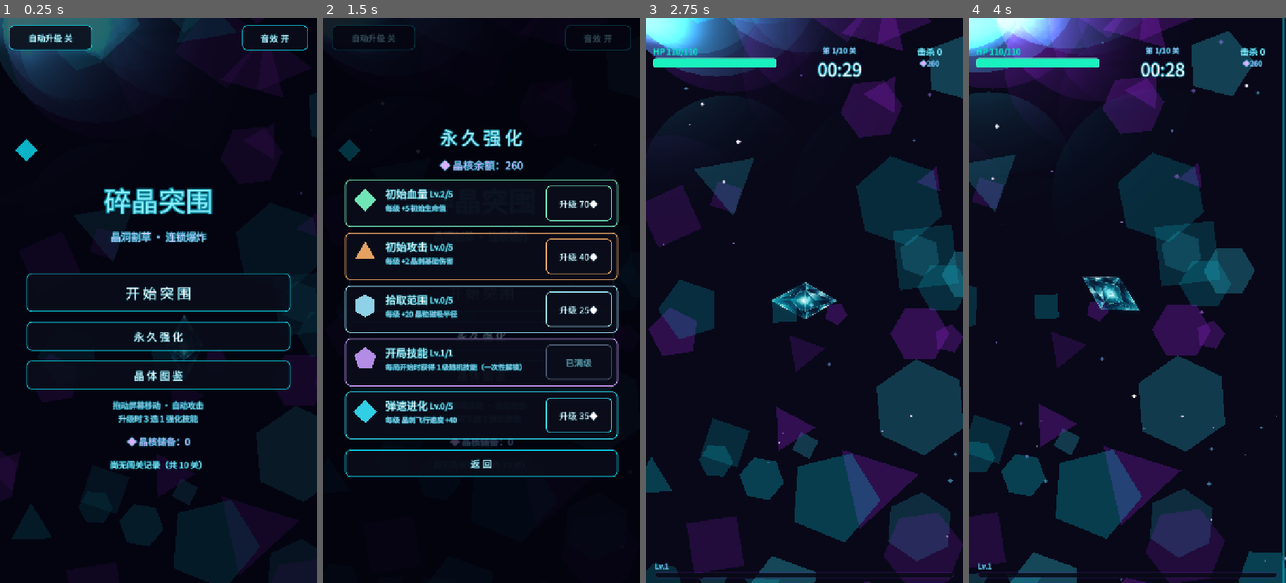
Above: before the commit, frames 1-4 (left to right).
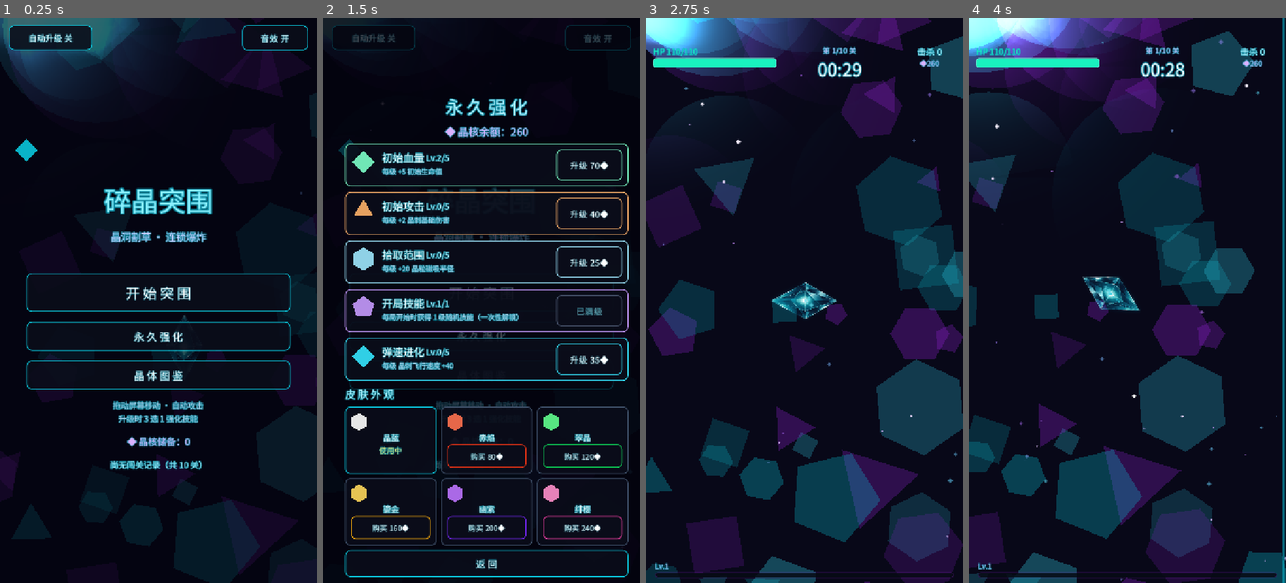
Above: after the commit, the same moments.

Repository: BingSang6/shard-onslaught
Game: Godot game, scene res://screenshot_boot.tscn
Same seed, same stepped clock (60 frames per second), same inputs: the game is played once before the commit and once after it. This scene is started directly instead of the project's main scene.
Inputs (mouse positions are in pixels of both pictures, inside the frame that each line leads up to):
- Up to frame 1 (0.25 s): no input
- Up to frame 2 (1.5 s): tap Enter at 0.5 s; move the mouse to (551, 272) at 0.52 s; hold D (move_right) 0.53-1.25 s; hold Space (dash) 0.53-1.25 s; click (551, 272) at 0.67 s; drag from (418, 328) to (567, 300) at 1.27 s
- Up to frame 3 (2.75 s): click "返 回" at 2 s
- Up to frame 4 (4 s): move the mouse to (1159, 176) at 2.77 s; hold D (move_right) 2.78-3.5 s; hold Space (dash) 2.78-3.5 s; click (1159, 176) at 2.92 s; drag from (1111, 413) to (1032, 215) at 3.52 s

The runs differ from the first frame. In frame 2, 20% of the frame differs, in the area x 6-97%, y 14-99%; in frame 3, less than 0.1%; in frame 4, less than 0.1%.

Commit message:
V0.8.6 皮肤外观系统：SKINS 6 款色彩主题（tint 本体+glow 光晕/微光/拖尾，零新贴图纯外观）；GameData 购买/装备/存档兼容；商店面板皮肤分区（3×2 发光预览三态，行高压缩防溢出）；冒烟 +T34 共 171/171

Diff:
--- a/game/scripts/core/game_config.gd
+++ b/game/scripts/core/game_config.gd
@@ -252,6 +252,19 @@
 static func perm_upgrade_cost(key: String, cur_lv: int) -> int:
 	var cfg: Dictionary = PERM_UPGRADES.get(key, {})
 	return int(cfg.get("base_cost", 0)) + int(cfg.get("cost_step", 0)) * cur_lv
+
+# ---- 玩家皮肤（V0.8.6：纯色彩主题零新贴图——tint 染本体/辉光/拖尾，纯外观无属性）----
+# 经济参照：一局约 100~450◆（通关击破主宰翻倍可上 900◆）；定价 = 1~3 局一件
+# tint=本体染色（乘法调制，均 ≥0.3 保证不暗）；glow=光晕/微光/拖尾基色（青色原值即默认皮肤）
+const SKINS := {
+	"crystal": {"name": "晶蓝", "tint": Color(1.0, 1.0, 1.0), "glow": Color(0.04, 0.78, 0.87), "cost": 0},
+	"ember":   {"name": "赤焰", "tint": Color(1.0, 0.45, 0.32), "glow": Color(0.92, 0.20, 0.08), "cost": 80},
+	"jade":    {"name": "翠晶", "tint": Color(0.38, 1.0, 0.56), "glow": Color(0.05, 0.85, 0.35), "cost": 120},
+	"aurum":   {"name": "鎏金", "tint": Color(1.0, 0.85, 0.36), "glow": Color(0.95, 0.66, 0.05), "cost": 160},
+	"phantom": {"name": "幽紫", "tint": Color(0.74, 0.46, 1.0), "glow": Color(0.45, 0.15, 0.95), "cost": 200},
+	"sakura":  {"name": "绯樱", "tint": Color(1.0, 0.56, 0.80), "glow": Color(0.95, 0.25, 0.65), "cost": 240},
+}
+const SKIN_DEFAULT := "crystal"
 
 # ---- 经验曲线（战斗循环增强：8+5→14+9 拉陡，弹窗打断约 -35%）----
 static func xp_to_next(level: int) -> float:
--- a/game/scripts/core/game_data.gd
+++ b/game/scripts/core/game_data.gd
@@ -13,6 +13,8 @@
 var max_wave := 0                            # 波次制：历史最高到达关卡（1~10）
 var cleared_all := false                     # 通关第 10 关标识
 var auto_upgrade := false                    # 自动升级开关（升级不弹窗，自动学推荐）
+var unlocked_skins: Array = [GameConfig.SKIN_DEFAULT]   # 皮肤：已拥有 id（默认皮肤免费）
+var equipped_skin: String = GameConfig.SKIN_DEFAULT     # 皮肤：当前装备 id（纯外观）
 
 
 func _ready() -> void:
@@ -45,6 +47,15 @@
 	unlocked_monsters = []
 	for item in parsed.get("unlock_monster", []):
 		unlocked_monsters.append(str(item))
+	# V0.8.6 皮肤：旧档缺省回落默认皮肤；装备 id 失效（配置改名等）也回落，防白屏
+	unlocked_skins = [GameConfig.SKIN_DEFAULT]
+	for item in parsed.get("unlocked_skins", []):
+		var sid := str(item)
+		if GameConfig.SKINS.has(sid) and not unlocked_skins.has(sid):
+			unlocked_skins.append(sid)
+	equipped_skin = str(parsed.get("equipped_skin", GameConfig.SKIN_DEFAULT))
+	if not GameConfig.SKINS.has(equipped_skin) or not unlocked_skins.has(equipped_skin):
+		equipped_skin = GameConfig.SKIN_DEFAULT
 
 
 ## 保存存档（每局结算时调用）
@@ -57,6 +68,8 @@
 		"max_wave": max_wave,
 		"cleared_all": cleared_all,
 		"auto_upgrade": auto_upgrade,
+		"unlocked_skins": unlocked_skins.duplicate(),
+		"equipped_skin": equipped_skin,
 	}
 	var f := FileAccess.open(SAVE_PATH, FileAccess.WRITE)
 	if f == null:
@@ -125,3 +138,33 @@
 	permanent_upgrades[key] = get_upgrade_lv(key) + 1
 	save_game()
 	return true
+
+
+# ---------------- 皮肤（V0.8.6：晶核购买，纯外观无属性）----------------
+
+## 是否已拥有
+func has_skin(id: String) -> bool:
+	return unlocked_skins.has(id)
+
+
+## 尝试购买：晶核足够 → 扣费 + 解锁 + 立即装备 + 存档。成功返回 true。
+func try_buy_skin(id: String) -> bool:
+	if has_skin(id) or not GameConfig.SKINS.has(id):
+		return false
+	var cost := int(GameConfig.SKINS[id]["cost"])
+	if crystal_core < cost:
+		return false
+	crystal_core -= cost
+	unlocked_skins.append(id)
+	equipped_skin = id
+	save_game()
+	return true
+
+
+## 切换装备（已拥有才生效）。成功返回 true。
+func equip_skin(id: String) -> bool:
+	if not has_skin(id):
+		return false
+	equipped_skin = id
+	save_game()
+	return true
--- a/game/scripts/player/player.gd
+++ b/game/scripts/player/player.gd
@@ -52,6 +52,9 @@
 var _poly: Sprite2D
 var _idle_particles: GPUParticles2D
 var _trail: GPUParticles2D                   # 移动拖尾光
+var _halo_wide: Halo                         # V0.8.6 皮肤：外层光晕（换色用）
+var _halo: Halo                              # V0.8.6 皮肤：内层光晕
+var _skin_tint := Color.WHITE                # V0.8.6 皮肤：本体染色基色（闪白在其上叠加）
 var _prev_pos := Vector2.ZERO                # 上一物理帧位置（测速驱动拖尾）
 var _kb_vel := Vector2.ZERO                 # 受击退速度（衰减）
 
@@ -67,10 +70,10 @@
 	add_child(shape)
 
 	# 外发光光晕（霓虹辉光质感，双层：内层亮核 + 外层大范围柔光，垫在晶体下层）
-	var halo_wide := Halo.create(85.0, Color(0.04, 0.78, 0.87), 0.75)  # 视觉整改V2：光晕85配合放大后实体
-	add_child(halo_wide)
-	var halo := Halo.create(50.0, Color(0.04, 0.78, 0.87), 2.4)
-	add_child(halo)
+	_halo_wide = Halo.create(85.0, Color(0.04, 0.78, 0.87), 0.75)  # 视觉整改V2：光晕85配合放大后实体
+	add_child(_halo_wide)
+	_halo = Halo.create(50.0, Color(0.04, 0.78, 0.87), 2.4)
+	add_child(_halo)
 
 	# 晶体外观：设计稿透明 PNG（贴图自带辉光，Sprite2D 替代几何原型）
 	_poly = Sprite2D.new()
@@ -123,6 +126,24 @@
 
 	add_to_group("player")
 	monitoring = false
+	_apply_skin()
+
+
+## V0.8.6 应用装备皮肤（纯色彩主题零新贴图）：本体染色 + 双层光晕/微光/拖尾换色。
+## _ready 与 setup（每局开始，菜单里换装后生效）各调一次。
+func _apply_skin() -> void:
+	var cfg: Dictionary = GameConfig.SKINS.get(GameData.equipped_skin, {})
+	if cfg.is_empty():
+		return
+	_skin_tint = cfg["tint"]
+	var glow: Color = cfg["glow"]
+	_poly.modulate = _skin_tint
+	_halo_wide.material.set_shader_parameter("halo_color", glow)
+	_halo.material.set_shader_parameter("halo_color", glow)
+	(_idle_particles.process_material as ParticleProcessMaterial).color = \
+		Color(glow.lerp(Color.WHITE, 0.35), 0.5)
+	(_trail.process_material as ParticleProcessMaterial).color = \
+		Color(glow.lerp(Color.WHITE, 0.15), 0.55)
 
 
 ## 应用局外永久强化（PRD 2.4）并重置状态
@@ -149,15 +170,20 @@
 	temp_weapon_id = ""
 	temp_weapon_time = 0.0
 	shield_charges = 0
+	_apply_skin()   # V0.8.6：每局开始重读装备皮肤（菜单换装后开局生效）
 
 
 func _physics_process(delta: float) -> void:
 	_iframe = maxf(0.0, _iframe - delta)
 	_dash_cd = maxf(0.0, _dash_cd - delta)
 	_hit_flash_t = maxf(0.0, _hit_flash_t - delta * 4.0)
-	# 受击闪白：贴图模式用 modulate 提亮衰减（替代原 shader flash 参数）
+	# 受击闪白：贴图模式用 modulate 提亮衰减（替代原 shader flash 参数）；
+	# V0.8.6 皮肤染色基色上叠亮（乘法保色相，高闪位趋近皮肤亮色而非纯白）
 	var hf := _hit_flash_t
-	_poly.modulate = Color(1.0 + 2.0 * hf, 1.0 + 2.0 * hf, 1.0 + 2.0 * hf)
+	_poly.modulate = Color(
+		_skin_tint.r * (1.0 + 2.0 * hf),
+		_skin_tint.g * (1.0 + 2.0 * hf),
+		_skin_tint.b * (1.0 + 2.0 * hf))
 	_kb_vel = _kb_vel.lerp(Vector2.ZERO, minf(1.0, delta * 8.0))
 	# BOSS 增益计时（到期清零）
 	if _buff_time > 0.0:
--- a/game/scripts/ui/upgrade_shop.gd
+++ b/game/scripts/ui/upgrade_shop.gd
@@ -29,9 +29,9 @@
 	box.set_anchors_and_offsets_preset(Control.PRESET_CENTER)
 	box.offset_left = -310
 	box.offset_right = 310
-	box.offset_top = -400
-	box.offset_bottom = 400
-	box.add_theme_constant_override("separation", 16)
+	box.offset_top = -470
+	box.offset_bottom = 470
+	box.add_theme_constant_override("separation", 10)
 	box.mouse_filter = Control.MOUSE_FILTER_IGNORE
 	_root.add_child(box)
 
@@ -60,13 +60,24 @@
 	_root.visible = false
 
 
-## 依据 GameData 当前状态重建 4 行（购买后刷新余额与按钮可用性）
+## 依据 GameData 当前状态重建强化行 + 皮肤分区（购买后刷新余额与按钮可用性）
 func _rebuild() -> void:
 	_balance_label.text = "◆ 晶核余额：%d" % GameData.crystal_core
 	for child in _rows_box.get_children():
 		child.queue_free()
 	for key in GameConfig.PERM_UPGRADES.keys():
 		_rows_box.add_child(_make_row(key))
+	# V0.8.6 皮肤外观分区（同一晶核货币，纯外观无属性；购买即装备，可随时换回）
+	var sec := UIStyle.make_label("皮 肤 外 观", 24, Color(0.7, 0.95, 1.0))
+	sec.horizontal_alignment = HORIZONTAL_ALIGNMENT_LEFT
+	_rows_box.add_child(sec)
+	var grid := GridContainer.new()
+	grid.columns = 3
+	grid.add_theme_constant_override("h_separation", 10)
+	grid.add_theme_constant_override("v_separation", 10)
+	_rows_box.add_child(grid)
+	for id in GameConfig.SKINS.keys():
+		grid.add_child(_make_skin_cell(id))
 
 
 ## 单行强化条目
@@ -79,7 +90,7 @@
 	var affordable := GameData.crystal_core >= cost
 
 	var row := PanelContainer.new()
-	row.custom_minimum_size = Vector2(620, 108)
+	row.custom_minimum_size = Vector2(620, 80)
 	row.mouse_filter = Control.MOUSE_FILTER_IGNORE
 	row.add_theme_stylebox_override("panel", UIStyle.panel_style(cfg["color"], 2, 12))
 
@@ -98,16 +109,16 @@
 	mat.set_shader_parameter("extent", 26.0)
 	icon.material = mat
 	var icon_wrap := Control.new()
-	icon_wrap.custom_minimum_size = Vector2(64, 64)
+	icon_wrap.custom_minimum_size = Vector2(56, 56)
 	icon_wrap.mouse_filter = Control.MOUSE_FILTER_IGNORE
-	icon.position = Vector2(32, 32)
+	icon.position = Vector2(28, 28)
 	icon_wrap.add_child(icon)
 	h.add_child(icon_wrap)
 
 	# 名称 + 等级 + 效果说明
 	var v := VBoxContainer.new()
 	v.size_flags_horizontal = Control.SIZE_EXPAND_FILL
-	v.add_theme_constant_override("separation", 3)
+	v.add_theme_constant_override("separation", 2)
 	v.mouse_filter = Control.MOUSE_FILTER_IGNORE
 	h.add_child(v)
 
@@ -152,3 +163,80 @@
 				_rebuild())
 	h.add_child(btn)
 	return row
+
+
+## V0.8.6 皮肤格子：晶体预览 + 名称 + 状态（使用中/装备/购买 N◆/晶核不足）
+func _make_skin_cell(id: String) -> Control:
+	var cfg: Dictionary = GameConfig.SKINS[id]
+	var owned: bool = GameData.has_skin(id)
+	var equipped: bool = GameData.equipped_skin == id
+	var cost := int(cfg["cost"])
+
+	var cell := PanelContainer.new()
+	cell.custom_minimum_size = Vector2(200, 124)
+	# 装备中亮边（皮肤辉光色），其余统一暗板
+	var edge: Color = cfg["glow"] if equipped else Color(0.25, 0.32, 0.42)
+	cell.add_theme_stylebox_override("panel", UIStyle.panel_style(edge, 2, 10))
+	cell.mouse_filter = Control.MOUSE_FILTER_IGNORE
+
+	var v := VBoxContainer.new()
+	v.add_theme_constant_override("separation", 2)
+	v.mouse_filter = Control.MOUSE_FILTER_IGNORE
+	cell.add_child(v)
+
+	# 晶体预览（与强化图标同款发光多边形，本体用皮肤染色）
+	var icon := Polygon2D.new()
+	icon.polygon = GameConfig.regular_polygon_points(6, 20.0)
+	var mat := ShaderMaterial.new()
+	mat.shader = load("res://shaders/crystal_glow.gdshader")
+	mat.set_shader_parameter("base_color", cfg["tint"])
+	mat.set_shader_parameter("glow_strength", 1.5)
+	mat.set_shader_parameter("extent", 20.0)
+	icon.material = mat
+	var icon_wrap := Control.new()
+	icon_wrap.custom_minimum_size = Vector2(36, 40)
+	icon_wrap.mouse_filter = Control.MOUSE_FILTER_IGNORE
+	icon.position = Vector2(18, 20)
+	icon_wrap.add_child(icon)
+	v.add_child(icon_wrap)
+
+	var name_lb := UIStyle.make_label(cfg["name"], 18)
+	name_lb.horizontal_alignment = HORIZONTAL_ALIGNMENT_CENTER
+	v.add_child(name_lb)
+
+	if equipped:
+		var on_lb := UIStyle.make_label("使用中", 17, Color(1.0, 0.9, 0.4))
+		on_lb.horizontal_alignment = HORIZONTAL_ALIGNMENT_CENTER
+		v.add_child(on_lb)
+	else:
+		var btn := Button.new()
+		btn.custom_minimum_size = Vector2(180, 44)
+		btn.focus_mode = Control.FOCUS_NONE
+		btn.add_theme_font_size_override("font_size", 17)
+		btn.add_theme_color_override("font_color", Color.WHITE)
+		btn.add_theme_color_override("font_outline_color", Color(0.04, 0.55, 0.65, 0.9))
+		btn.add_theme_constant_override("outline_size", 3)
+		var sb := UIStyle.panel_style(cfg["glow"], 2, 10)
+		var sb_off := UIStyle.panel_style(Color(0.3, 0.35, 0.45), 2, 10)
+		btn.add_theme_stylebox_override("normal", sb)
+		btn.add_theme_stylebox_override("hover", sb)
+		btn.add_theme_stylebox_override("pressed", sb)
+		btn.add_theme_stylebox_override("disabled", sb_off)
+		btn.add_theme_stylebox_override("focus", StyleBoxEmpty.new())
+		if owned:
+			btn.text = "装 备"
+			btn.pressed.connect(func():
+				if GameData.equip_skin(id):
+					SoundManager.play("click")
+					_rebuild())
+		else:
+			btn.text = "购买 %d◆" % cost
+			btn.disabled = GameData.crystal_core < cost
+			if not btn.disabled:
+				UIStyle.bind_hover(btn)
+				btn.pressed.connect(func():
+					if GameData.try_buy_skin(id):
+						SoundManager.play("buy")
+						_rebuild())
+		v.add_child(btn)
+	return cell
--- a/game/tests/smoke_test.gd
+++ b/game/tests/smoke_test.gd
@@ -117,6 +117,7 @@
 	await _t_wave2_density()
 	await _t_wave_local_reset()
 	await _t_bullet_speed_evolution()
+	await _t_skins()
 
 
 # ---------------- T1 状态机与刷怪 ----------------
@@ -1023,3 +1024,41 @@
 	main._on_upgrade_chosen("heal")
 	await tick(2)
 	check(main.state == 1, "U5 选卡后恢复战斗")
+
+
+func _t_skins() -> void:
+	force_resume()
+	print("\n[T34] 皮肤系统（购买/装备/染色生效/存档回读）")
+	var cores_bak := GameData.crystal_core
+	var skins_bak: Array = GameData.unlocked_skins.duplicate()
+	var equip_bak: String = GameData.equipped_skin
+	# 干净状态：默认皮肤免费拥有并装备，其余未解锁
+	GameData.unlocked_skins = [GameConfig.SKIN_DEFAULT]
+	GameData.equipped_skin = GameConfig.SKIN_DEFAULT
+	check(GameData.has_skin(GameConfig.SKIN_DEFAULT) and not GameData.has_skin("ember"),
+		"默认皮肤免费拥有，付费皮肤未解锁")
+	# 余额不足购买失败
+	GameData.crystal_core = 10
+	check(not GameData.try_buy_skin("ember"), "晶核不足购买失败")
+	# 购买成功：扣费 + 解锁 + 立即装备 + 存档
+	GameData.crystal_core = 500
+	check(GameData.try_buy_skin("ember"), "购买赤焰成功")
+	check(GameData.crystal_core == 500 - int(GameConfig.SKINS["ember"]["cost"]), "扣费 = 定价")
+	check(GameData.has_skin("ember") and GameData.equipped_skin == "ember", "购买即解锁并装备")
+	# 染色生效：玩家本体 modulate = 皮肤 tint（_apply_skin 接线）
+	main.player._apply_skin()
+	check(main.player._poly.modulate.is_equal_approx(GameConfig.SKINS["ember"]["tint"]),
+		"玩家本体已染皮肤色")
+	GameData.equip_skin(GameConfig.SKIN_DEFAULT)
+	main.player._apply_skin()
+	check(main.player._poly.modulate.is_equal_approx(Color.WHITE), "换回默认恢复无染色")
+	# 存档回读：购买与装备状态持久化
+	GameData.equip_skin("ember")
+	GameData.load_save()
+	check(GameData.equipped_skin == "ember" and GameData.has_skin("ember"), "存档回读保留皮肤")
+	# 还原现场（不污染其它用例的晶核/皮肤状态）
+	GameData.crystal_core = cores_bak
+	GameData.unlocked_skins = skins_bak.duplicate()
+	GameData.equipped_skin = equip_bak
+	main.player._apply_skin()
+	GameData.save_game()
Not shown, changed: 进度文档.md
